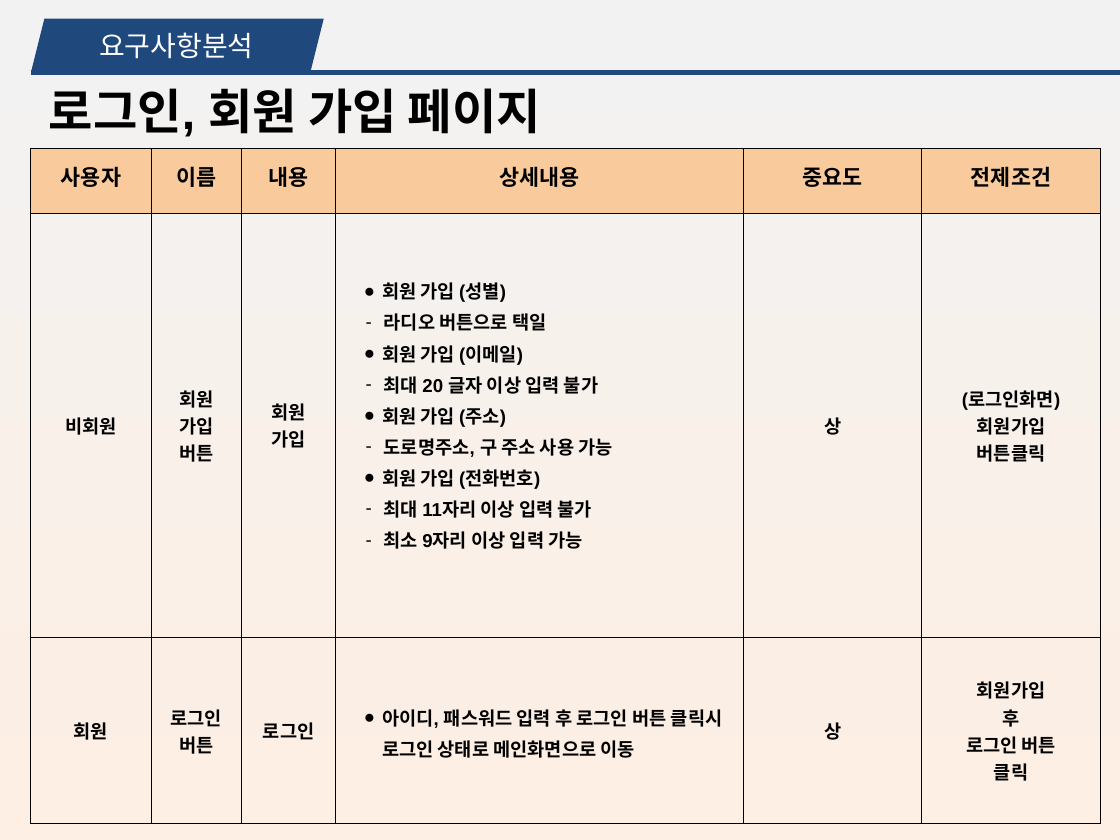
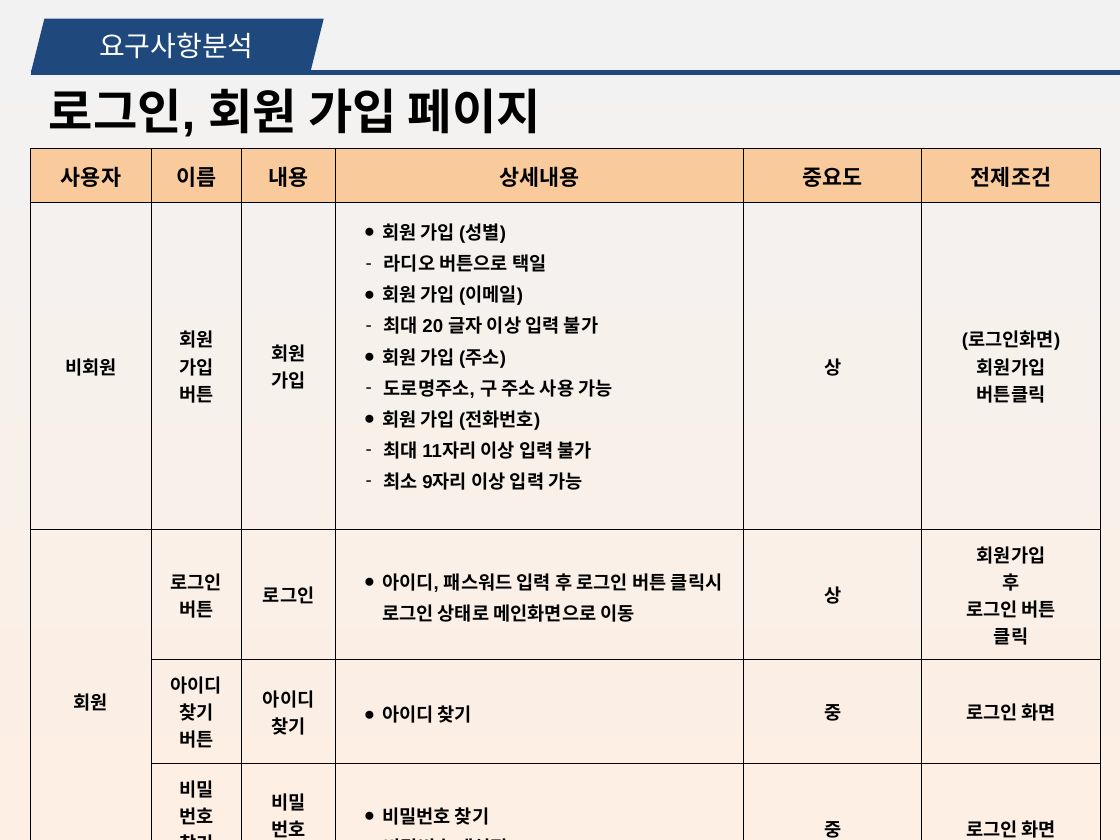
Before and after one commit to minhyeok2487/Project_KeyboardMarket, a slide deck: slide 11 of 키보드 쇼핑몰_MTS.pptx. Drawn at 1120x840 pixels with LibreOffice and Linux fonts; fonts in the diff are those of the drawing. Boxes give left, top, right and bottom in pixels: in the first picture for what was removed or moved away, otherwise in the second. Text is boxed around its words. In the diff, an @@ line names an element or a change of style, - is before the commit and + after.

```diff
--- a/키보드 쇼핑몰_MTS.pptx
+++ b/키보드 쇼핑몰_MTS.pptx
@@ table at [30,149,1100,840] @@
+row 4:  | 아이디 / 찾기 / 버튼 | 아이디 / 찾기 | 아이디 찾기 | 중 | 로그인 화면
+row 5:  | 비밀 / 번호 / 찾기 / 버튼 | 비밀 / 번호 / 찾기 | 비밀번호 찾기 / 비밀번호 재설정 | 중 | 로그인 화면
```
Also in this commit, not shown: 10 other slides changed, 4 slides added, 2 slides removed, 12 other files.
